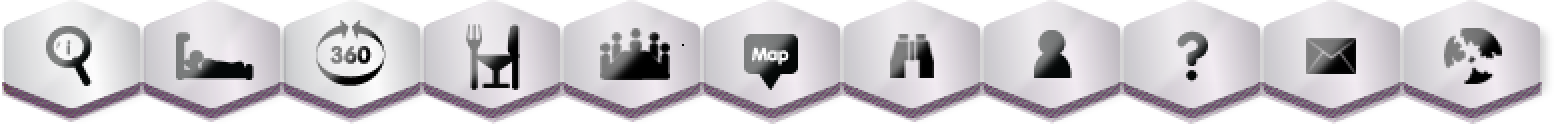
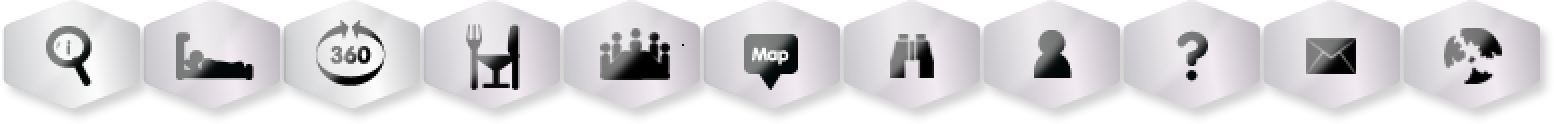
Before/after of a 1554 x 124 layered artwork. What changed in the layer stack:
hid "Layer 1", painted on it over [2, 82, 1542, 124]
